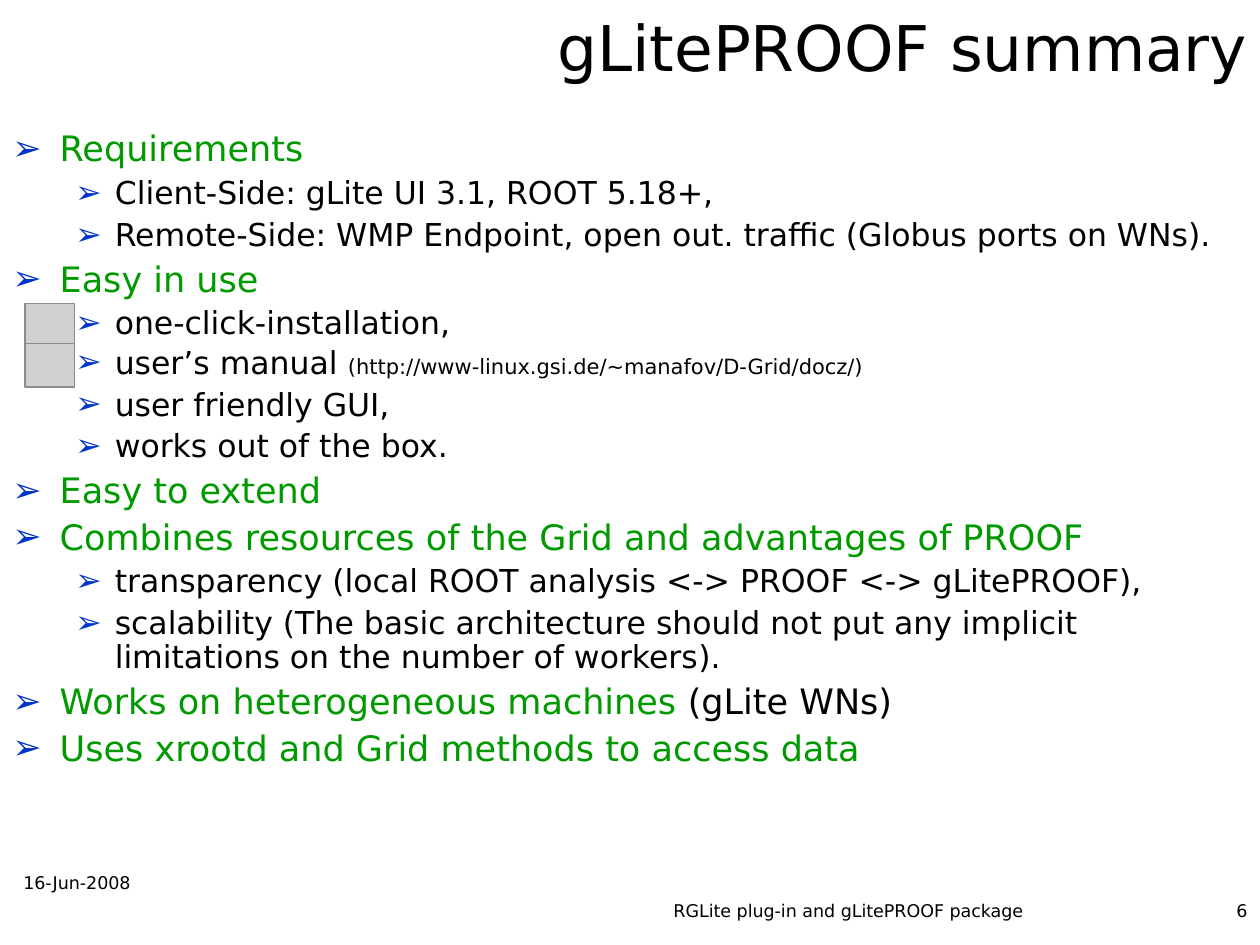
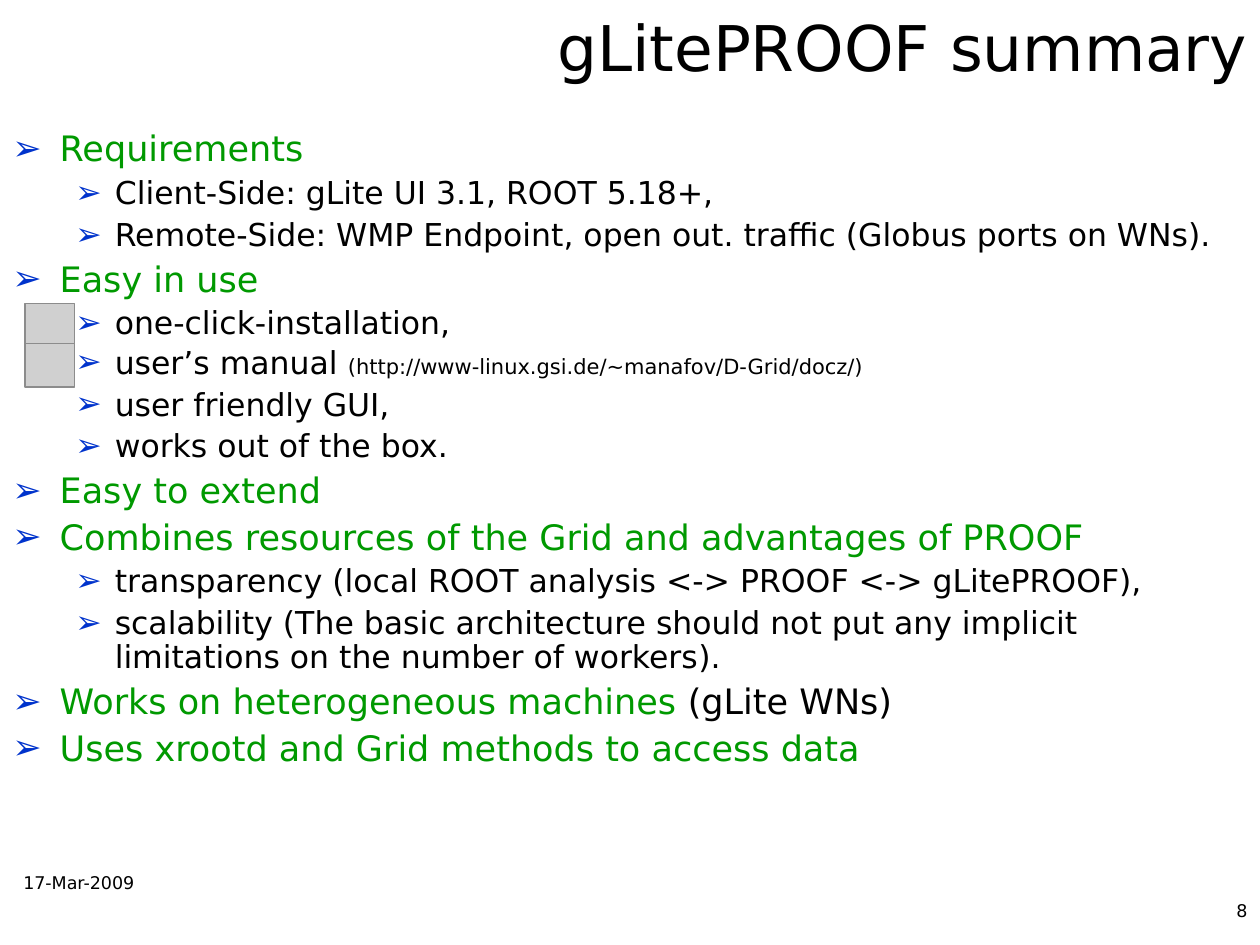
Before and after one commit to AnarManafov/PoDDocumentation, a slide deck: slide 8 of CHEP/CHEP2009/CHEP2009-PoD-AnarManafov.ppt (slide 6 before the commit). Drawn at 1260x945 pixels with LibreOffice and Linux fonts; fonts in the diff are those of the drawing; grey boxes stand for pictures; background and template pictures are left out. Boxes give left, top, right and bottom in pixels: in the first picture for what was removed or moved away, otherwise in the second. Text is boxed around its words. In the diff, an @@ line names an element or a change of style, - is before the commit and + after.

```diff
--- a/CHEP/CHEP2009/CHEP2009-PoD-AnarManafov.ppt
+++ b/CHEP/CHEP2009/CHEP2009-PoD-AnarManafov.ppt
@@ text at box(23, 876, 134, 890): text changed @@
-16-Jun-2008
+17-Mar-2009
@@ text removed at box(673, 903, 1024, 921) @@
-RGLite plug-in and gLitePROOF package
@@ page number at box(1236, 904, 1247, 918): text changed @@
-6
+8
```
Also in this commit, not shown: 3 other slides changed, 5 slides added, 3 slides removed.
